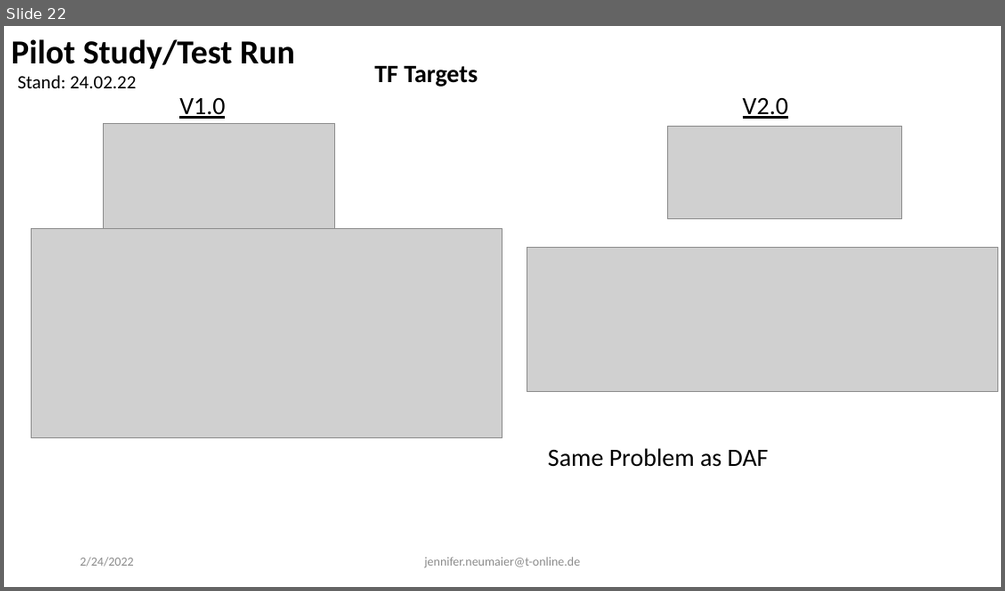
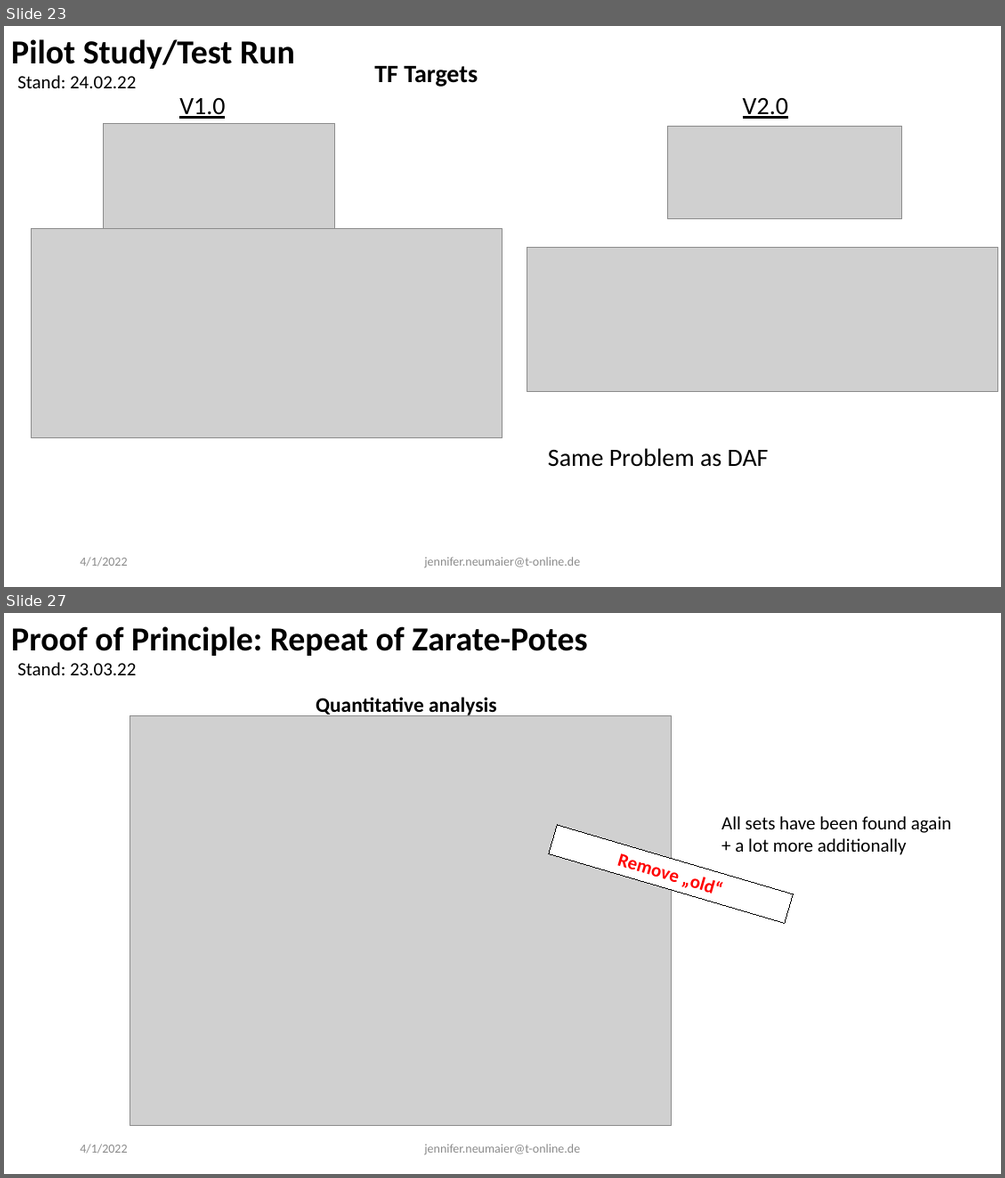
Before and after one commit to evoecogen/WormExp, a slide deck: Documentation/Project_Presentation_210922.pptx. Shown one above the other, each under a label of ours: slide 22 before the commit, slides 23 and 27 after it; the slides between them are not shown. The pictures are 1005x591 and 1005x1178 pixels, drawn with LibreOffice and Linux fonts; fonts in the diff are those of the drawing; grey boxes stand for pictures. Boxes give left, top, right and bottom in pixels: in the first picture for what was removed or moved away, otherwise in the second. Text is boxed around its words. In the diff, an @@ line names an element or a change of style, - is before the commit and + after.

```diff
--- a/Documentation/Project_Presentation_210922.pptx
+++ b/Documentation/Project_Presentation_210922.pptx
@@ slide 27 added at (4,613,1001,1174), background #FFFFFF @@
@@ text added at (11,626,587,656), 32.4 pt, text #000000, bold @@
+Proof of Principle: Repeat of Zarate-Potes
@@ text added at (17,662,136,675), 18 pt, text #000000 @@
+Stand: 23.03.22
@@ picture added at (130,716,671,1126) @@
@@ text added at (316,697,497,718), 20 pt, text #000000, bold @@
+Quantitative analysis
@@ rectangle added at (549,825,793,923), fill #FFFFFF, outline #000000 0.75 pt, 18 pt, text #FF0000, bold @@
+Remove „old“
@@ text added at (721,816,951,855), 18 pt, text #000000 @@
+All sets have been found again + a lot more additionally
@@ text added at (80,1143,127,1153), 12 pt, text #8C8C8C @@
+4/1/2022
@@ text added at (424,1143,580,1155), 12 pt, text #8C8C8C @@
+jennifer.neumaier@t-online.de
@@ what was slide 22 is now slide 23 @@
@@ slide 23 changed as well @@
@@ text at (80,556,127,566): text changed @@
-2/24/2022
+4/1/2022
```
Also in this commit, not shown: 30 other slides changed, 15 other slides added, 5 other files.
